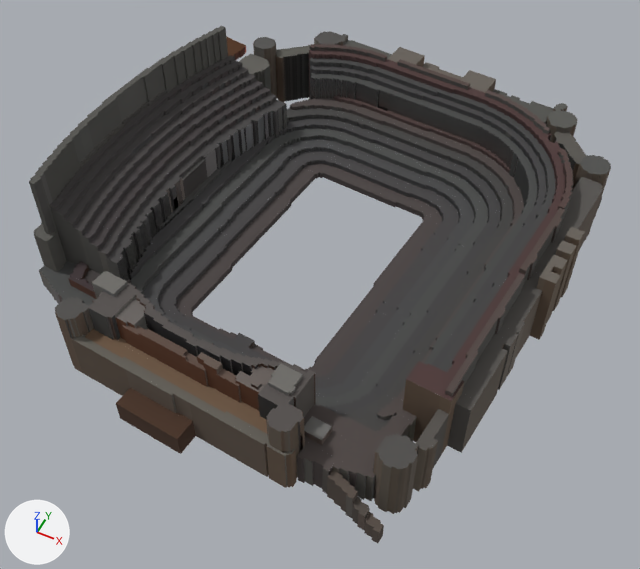
The glTF model v2/tiles/t_2_0.far.glb: old version first, new version second.
One viewpoint serves both versions: a 50 mm lens placed at (798.0, -549.0, 344.0), pointed at (661.0, -276.0, 2.0). The lights are fixed; the arrows at lower left show +X, +Y and +Z. The first picture is the older version. Where no turn or scale is listed for an object, it has been applied to the vertices. Vertices at exactly the same position are counted once.

The first picture shows 'opaque'.
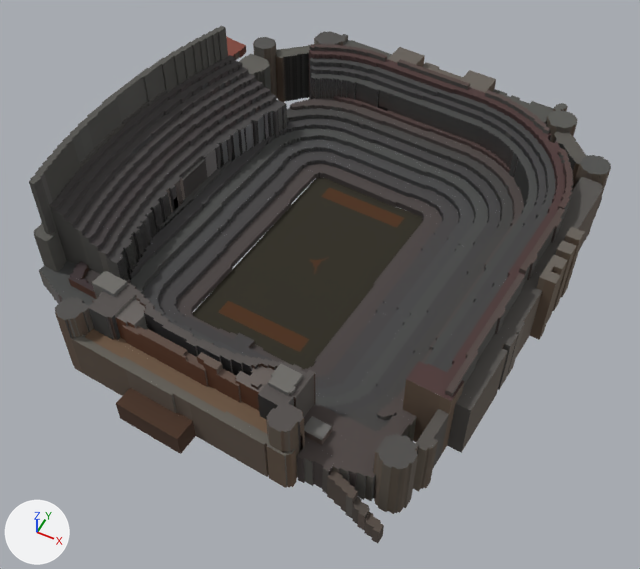
Edits to the scene script, one JSON object a line:
```json
{"block": "me_opaque", "where": "# used by ob_opaque; location = (637.5, -247.9, 33.8)"}
{"block": "me_opaque", "where": "# verts and faces of me_opaque; kept vertices keep their numbers, new ones are numbered from 7938"}
{"op": "remove", "block": "me_opaque", "code": "me_opaque.from_pydata(...)  # 7938 vertices, 10745 faces; spans x -138.0..138.0, y -144.0..144.0, z -34.0..34.0"}
{"op": "add", "block": "me_opaque", "code": "me_opaque.from_pydata(...)  # 7968 vertices, 10767 faces; spans x -138.0..138.0, y -144.0..144.0, z -34.0..34.0"}
{"block": "me_opaque", "change": "me_opaque part 1: a new loose piece of 18 vertices spanning x 10.0..18.0, y -21.0..-6.0, z -34.0, in mat_palettematerial001"}
{"block": "me_opaque", "change": "me_opaque part 2"}
{"op": "add", "block": "me_opaque", "code": "verts[7938] = (-7.0, 34.0, -34.0)  # pixel (321, 196)"}
{"op": "add", "block": "me_opaque", "code": "verts[7939] = (-6.0, 43.0, -34.0)  # pixel (329, 187)"}
{"op": "add", "block": "me_opaque", "code": "verts[7940] = (-15.0, -66.0, -34.0)  # pixel (217, 312)"}
{"op": "add", "block": "me_opaque", "code": "for new, old in zip([7941, 7942, 7943], [7938, 7939, 7940]): verts[new] = verts[old] + (49.0, -4.0, 0.0)"}
{"op": "add", "block": "me_opaque", "code": "verts[7944] = (34.0, -61.0, -34.0)  # pixel (309, 339)"}
{"op": "add", "block": "me_opaque", "code": "verts[7945] = (-14.0, -57.0, -34.0)  # pixel (228, 300)"}
{"op": "add", "block": "me_opaque", "code": "verts[7946] = (-26.0, -76.0, -34.0)"}
{"op": "add", "block": "me_opaque", "code": "verts[7947] = (43.0, -82.0, -34.0)"}
{"op": "add", "block": "me_opaque", "code": "verts[7948] = (54.0, 44.0, -34.0)"}
{"op": "add", "block": "me_opaque", "code": "verts[7949] = (-16.0, 50.0, -34.0)"}
{"op": "add", "block": "me_opaque", "code": "faces += [(7938, 7941, 7942), (7938, 7942, 7939), (7940, 7943, 7944), (7940, 7944, 7945), (7946, 7947, 7948), (7946, 7948, 7949)]"}
```

Changed parts and their boxes [x1, y1, x2, y2] in the pictures (640 x 569 px):
```json
{"part": 1, "of": "me_opaque", "change": "added", "after": [310, 257, 329, 274]}
{"part": 2, "of": "me_opaque", "change": "added", "after": [193, 177, 423, 370]}
```
